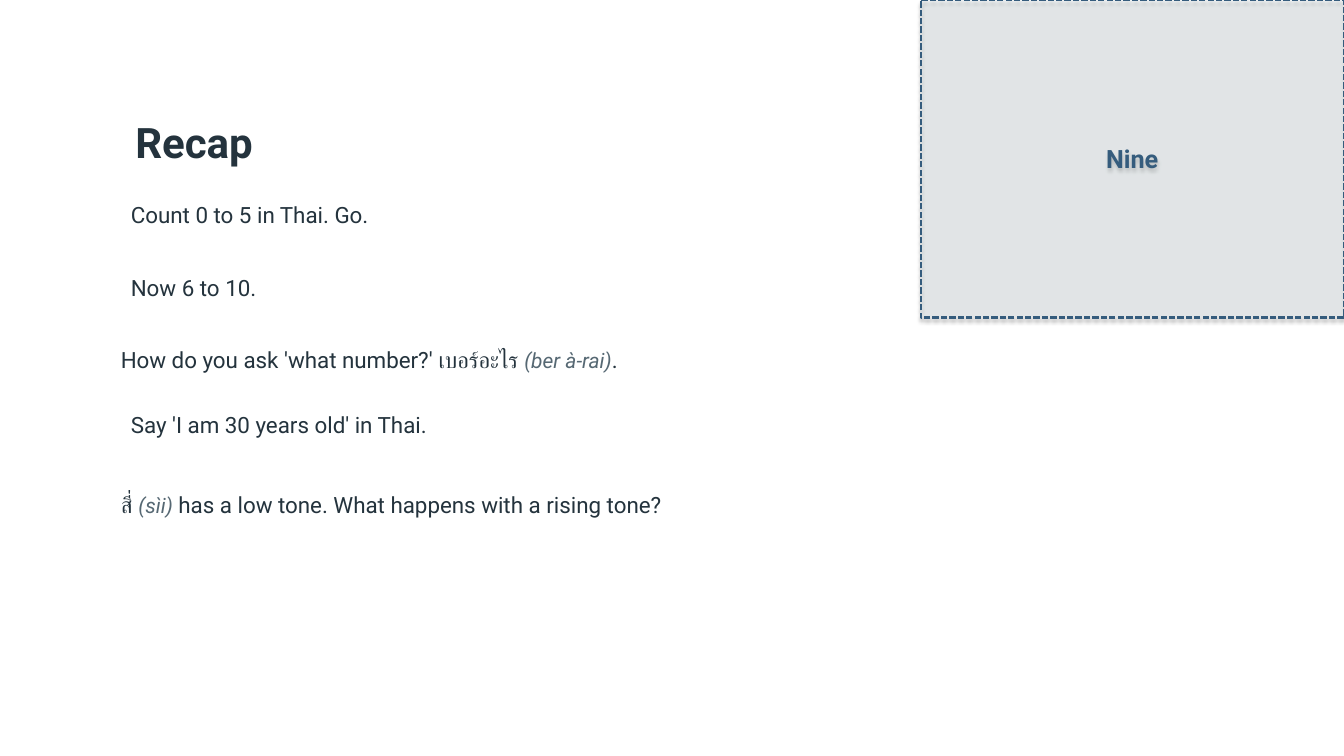
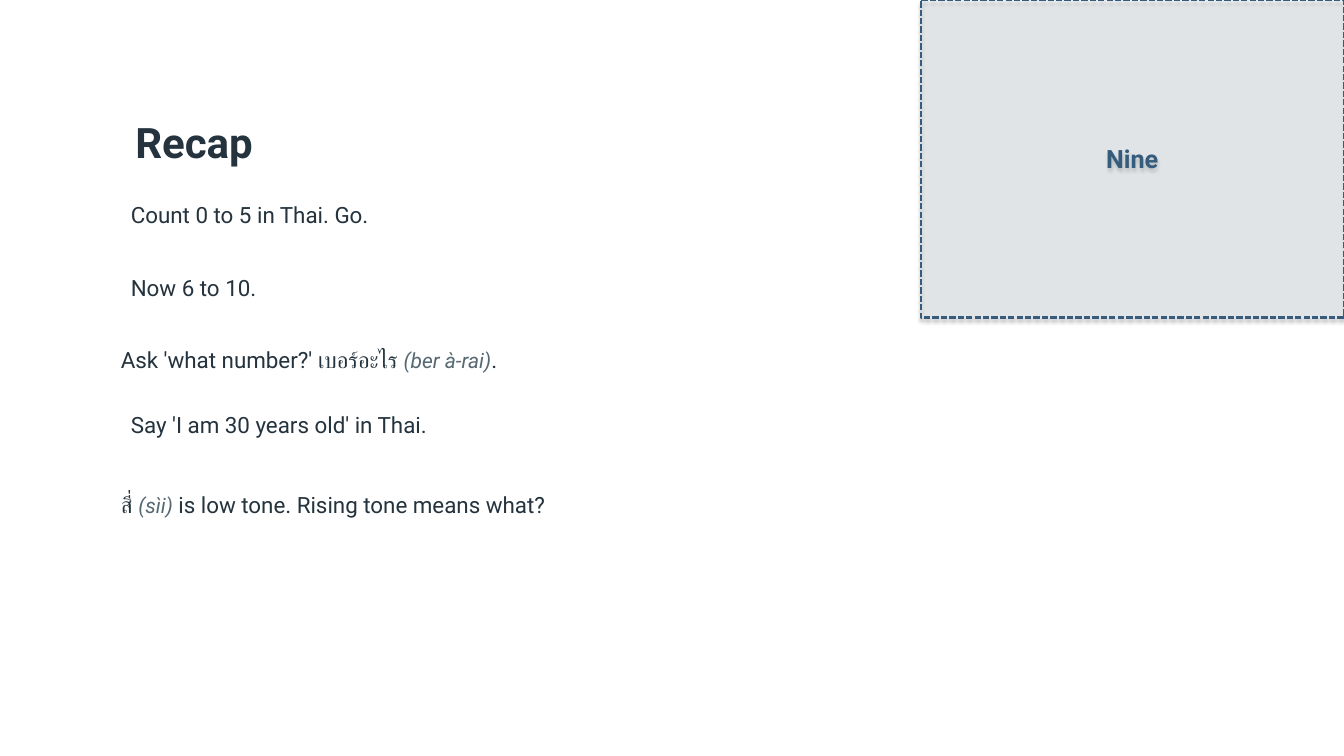
Before and after one commit to OTFTCS/thai-nine, a slide deck: slide 8 of course/modules/M01/L004/M01-L004-canva-deck.pptx. Drawn at 1344x756 pixels with LibreOffice and Linux fonts; fonts in the diff are those of the drawing; background and template pictures are left out. Boxes give left, top, right and bottom in pixels: in the first picture for what was removed or moved away, otherwise in the second. Text is boxed around its words. In the diff, an @@ line names an element or a change of style, - is before the commit and + after.

```diff
--- a/course/modules/M01/L004/M01-L004-canva-deck.pptx
+++ b/course/modules/M01/L004/M01-L004-canva-deck.pptx
@@ text at bbox=[121, 351, 491, 373]: text changed @@
-How do you ask 'what number?' เบอร์อะไร (ber à-rai).
+Ask 'what number?' เบอร์อะไร (ber à-rai).
@@ text at bbox=[121, 496, 545, 518]: text changed @@
-สี่ (sìi) has a low tone. What happens with a rising tone?
+สี่ (sìi) is low tone. Rising tone means what?
```
Also in this commit, not shown: 4 other slides changed, 6 other files.
